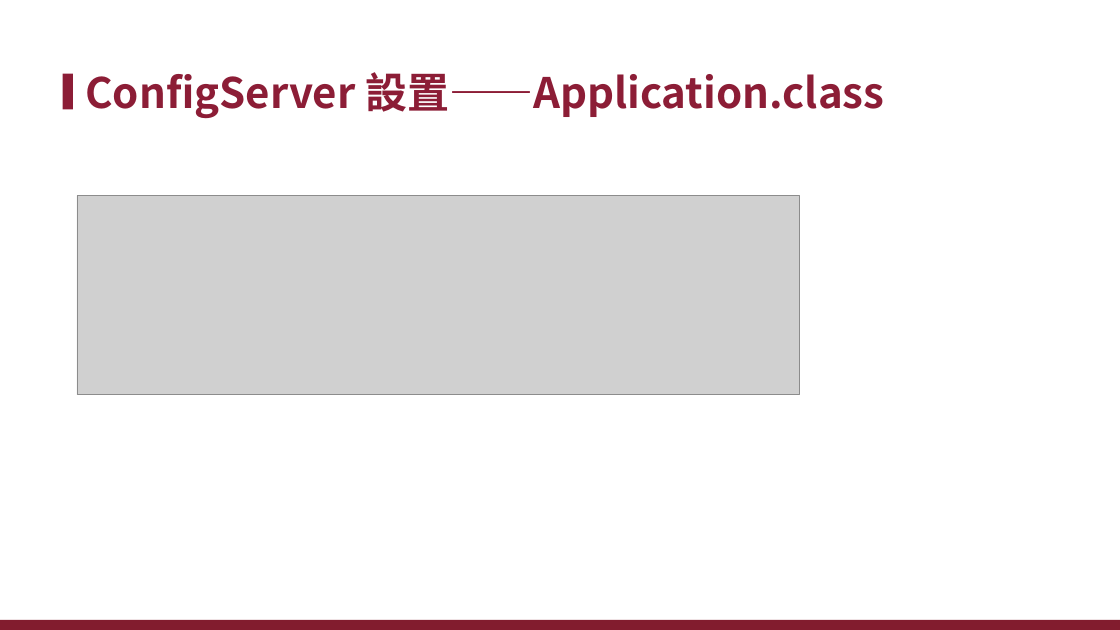
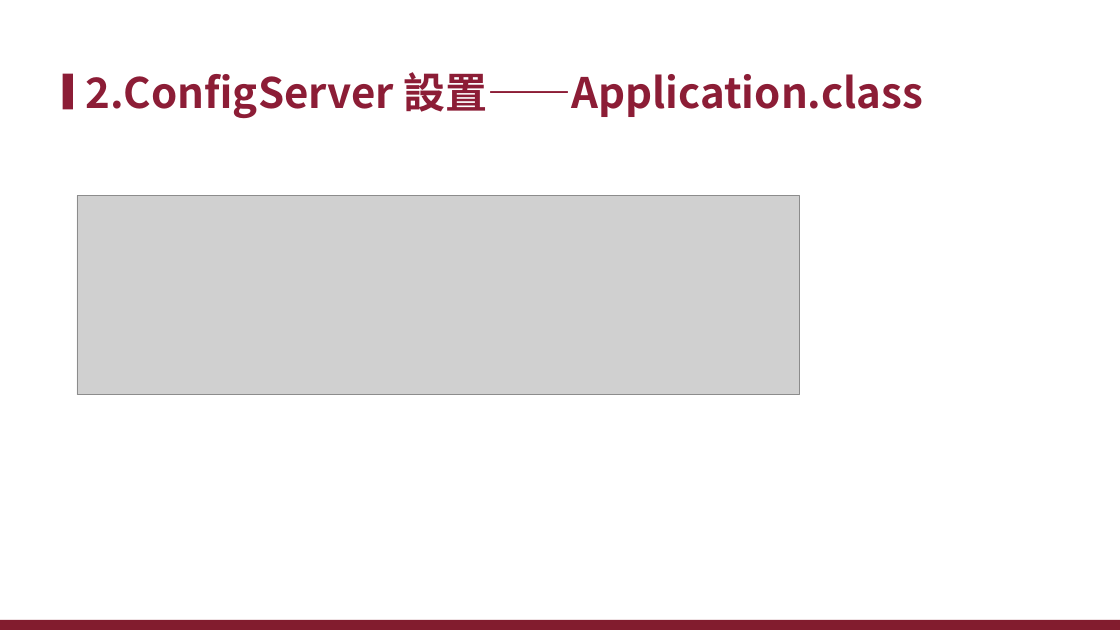
Before and after one commit to xiauchen/4__ConfigAndConsul, a slide deck: slide 20 of 空白PPT.pptx (slide 9 before the commit). Drawn at 1120x630 pixels with LibreOffice and Linux fonts; fonts in the diff are those of the drawing; grey boxes stand for pictures; background and template pictures are left out. Boxes give left, top, right and bottom in pixels: in the first picture for what was removed or moved away, otherwise in the second. Text is boxed around its words. In the diff, an @@ line names an element or a change of style, - is before the commit and + after.

Commit message:
config ptt compleat'

```diff
--- a/空白PPT.pptx
+++ b/空白PPT.pptx
@@ title at <box>85,72,923,118</box>: text changed @@
-ConfigServer 設置——Application.class
+2.ConfigServer 設置——Application.class
```
Also in this commit, not shown: 13 other slides changed, 17 slides added, 10 slides removed, 4 other files.
